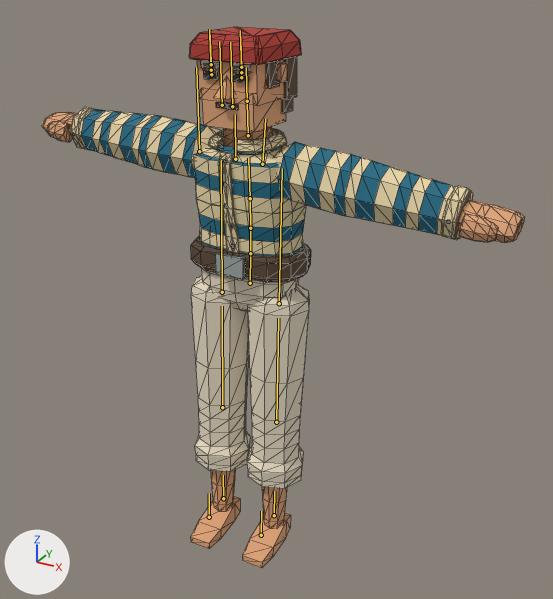
A saved change to the glTF model public/assets/animations/idle.glb.
Camera for both pictures: a camera (50 mm lens) standing at (1.048, -1.953, 1.871) and looking at (-0.04, 0.026, 0.881). The axes (+X, +Y, +Z) are drawn at lower left. The lights are the same throughout. The older version comes first. Both versions are drawn at frame 36 of the action 'Idle'; the numbers are the values there. The bones that change, and the others that lie on the model, are drawn over the model as lines. Mesh edges are drawn as thin lines.

Objects in the first picture: 'Mesh_0', 'attach-belt-mesh', 'attach-bottom-mesh', 'attach-hair-mesh', 'attach-hat-mesh', 'attach-top-mesh'.
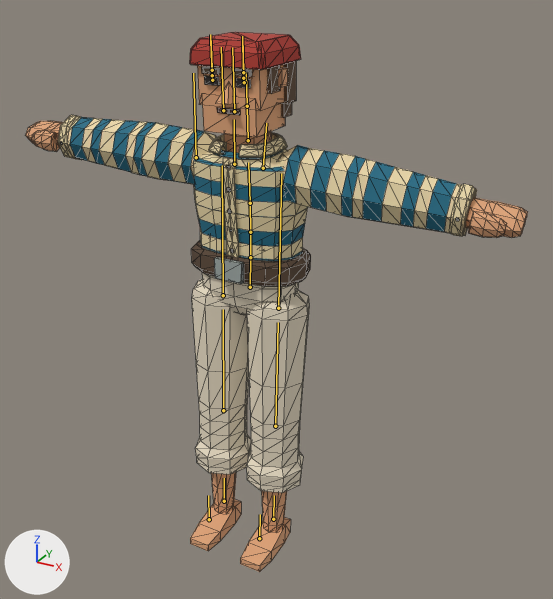
What the commit changed:
Bone 'Hips' (bone_hips) moves from (-0.116, -0.015, 0.01) to (-0.116, -0.029, 0.01).
Bone 'Hips' (bone_hips) turns from (-2, 2, 0) to (-2, 0, 0) degrees about its own x, y and z.
Bone 'Spine1' (bone_spine1) turns from (1, -4, 0) to (1, 0, 0) degrees about its own x, y and z.
Bone 'Spine2' (bone_spine2) turns from (1, -4, 0) to (1, 0, 0) degrees about its own x, y and z.

Pixel boxes (x1, y1, x2, y2) of what changed, in the pictures (553 x 599 px):
'attach-top-mesh', posed: before (70, 107, 473, 256); after (58, 115, 477, 261)
'attach-bottom-mesh', posed: before (191, 269, 310, 488); after (192, 272, 310, 493)
'Mesh_0', posed: before (42, 59, 525, 568); after (25, 64, 528, 572)
'attach-hat-mesh', posed: before (189, 27, 302, 64); after (190, 32, 301, 69)
'attach-belt-mesh', posed: before (191, 236, 311, 282); after (191, 240, 311, 286)
'attach-hair-mesh', posed: before (193, 56, 297, 113); after (197, 61, 296, 118)
bone 'Hips', root to tip: before (250, 283) to (250, 253); after (250, 287) to (250, 257)
bone 'Spine1', root to tip: before (250, 228) to (250, 198); after (250, 232) to (250, 203)
bone 'Spine2', root to tip: before (250, 198) to (248, 158); after (250, 203) to (248, 162)
